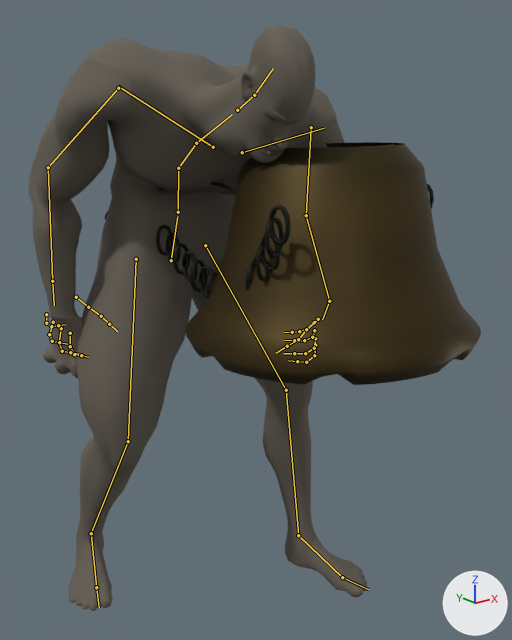
An edit to the glTF model outputs/AshenOathTheRoadBetweenCrowns/assets_external/design_pack_v1/creatures/M05_Bell_Eater.glb, drawn before and after from the same camera.
Both versions are drawn from a 50 mm lens placed at (-1.97, -2.87, 2.63), pointed at (0.09, -0.29, 1.59). Lighting does not change. The marker at lower right points along +X, +Y and +Z. The older version comes first. Both versions are drawn at frame 29 of the action 'Feed'; the numbers are the values there. The bones that change, and the others that lie on the model, are drawn over the model as lines.

In view in the first picture: 'M05_Connected_Anatomy_SkinnedAssembly'.
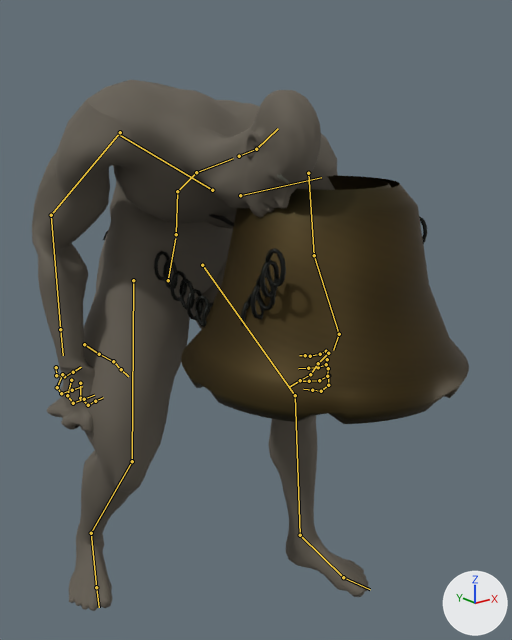
Where the change shows, as pixel boxes [x1, y1, x2, y2] in the pictures (512 x 640 px):
'M05_Connected_Anatomy_SkinnedAssembly', posed (9% shorter)
    before: [29, 25, 481, 611]
    after: [32, 80, 469, 611]
bone 'pelvis', root to tip
    before: (171, 260) to (177, 216)
    after: (168, 280) to (175, 238)
bone 'spine_02', root to tip
    before: (178, 168) to (196, 143)
    after: (177, 191) to (196, 172)
bone 'spine_03', root to tip
    before: (196, 143) to (232, 114)
    after: (196, 172) to (233, 158)
bone 'clavicle_l', root to tip
    before: (242, 152) to (324, 128)
    after: (240, 195) to (321, 177)
bone 'upperarm_l', root to tip
    before: (311, 127) to (306, 215)
    after: (308, 173) to (314, 255)
bone 'lowerarm_l', root to tip
    before: (306, 215) to (329, 301)
    after: (314, 255) to (339, 334)
bone 'hand_l', root to tip
    before: (329, 301) to (322, 319)
    after: (339, 334) to (333, 350)
bone 'index_02_l', root to tip
    before: (314, 355) to (306, 362)
    after: (328, 385) to (321, 391)
bone 'index_03_l', root to tip
    before: (306, 362) to (297, 361)
    after: (321, 391) to (312, 390)
bone 'middle_02_l', root to tip
    before: (314, 348) to (305, 353)
    after: (327, 376) to (319, 380)
bone 'middle_03_l', root to tip
    before: (305, 353) to (294, 353)
    after: (319, 380) to (309, 381)
bone 'pinky_01_l', root to tip
    before: (314, 322) to (308, 328)
    after: (326, 351) to (320, 354)
bone 'pinky_02_l', root to tip
    before: (308, 328) to (299, 331)
    after: (320, 354) to (310, 356)
bone 'pinky_03_l', root to tip
    before: (299, 331) to (292, 332)
    after: (310, 356) to (305, 355)
bone 'clavicle_r', root to tip
    before: (213, 147) to (118, 86)
    after: (212, 190) to (119, 134)
bone 'upperarm_r', root to tip
    before: (118, 88) to (48, 167)
    after: (120, 132) to (51, 215)
bone 'lowerarm_r', root to tip
    before: (48, 167) to (52, 281)
    after: (51, 215) to (60, 329)
bone 'index_01_r', root to tip
    before: (70, 333) to (70, 346)
    after: (80, 383) to (80, 398)
bone 'index_02_r', root to tip
    before: (70, 346) to (74, 354)
    after: (80, 398) to (88, 405)
bone 'index_03_r', root to tip
    before: (74, 354) to (81, 355)
    after: (88, 405) to (95, 401)
bone 'middle_01_r', root to tip
    before: (61, 328) to (59, 342)
    after: (71, 380) to (67, 395)
bone 'middle_02_r', root to tip
    before: (59, 342) to (62, 351)
    after: (67, 395) to (73, 403)
bone 'middle_03_r', root to tip
    before: (62, 351) to (70, 352)
    after: (73, 403) to (84, 399)
bone 'pinky_01_r', root to tip
    before: (46, 314) to (46, 323)
    after: (56, 367) to (56, 375)
bone 'pinky_02_r', root to tip
    before: (46, 323) to (51, 326)
    after: (56, 375) to (64, 376)
bone 'pinky_03_r', root to tip
    before: (51, 326) to (58, 325)
    after: (64, 376) to (73, 372)
bone 'ring_01_r', root to tip
    before: (53, 322) to (49, 334)
    after: (62, 374) to (57, 387)
bone 'ring_02_r', root to tip
    before: (49, 334) to (52, 341)
    after: (57, 387) to (61, 393)
bone 'ring_03_r', root to tip
    before: (52, 341) to (59, 342)
    after: (61, 393) to (72, 390)
bone 'thumb_01_r', root to tip
    before: (76, 297) to (88, 307)
    after: (84, 344) to (99, 354)
bone 'thumb_02_r', root to tip
    before: (88, 307) to (101, 316)
    after: (99, 354) to (113, 361)
bone 'thumb_03_r', root to tip
    before: (101, 316) to (109, 324)
    after: (113, 361) to (121, 369)
bone 'Head', root to tip
    before: (254, 95) to (273, 68)
    after: (256, 149) to (278, 128)
bone 'thigh_l', root to tip
    before: (205, 245) to (286, 390)
    after: (202, 265) to (295, 395)
bone 'calf_l', root to tip
    before: (286, 390) to (298, 535)
    after: (295, 395) to (300, 535)
bone 'foot_l', root to tip
    before: (298, 535) to (342, 577)
    after: (300, 535) to (343, 577)
bone 'thigh_r', root to tip
    before: (136, 259) to (128, 441)
    after: (133, 280) to (132, 461)
bone 'calf_r', root to tip
    before: (128, 441) to (91, 533)
    after: (132, 461) to (91, 533)

The edits, one by one:
Bone 'pelvis' (bone_pelvis) moves from (-0.001, -0.143, -0.068) to (-0.001, -0.201, -0.069).
Bone 'pelvis' (bone_pelvis) turns from (-2, 8, -3) to (0, 8, -3) degrees about its own x, y and z.
Bone 'spine_02' (bone_spine_02) turns from (62, -20, 1) to (64, -20, 1) degrees about its own x, y and z.
Bone 'spine_03' (bone_spine_03) turns from (23, -12, -6) to (26, -12, -7) degrees about its own x, y and z.
Bone 'clavicle_l' (bone_clavicle_l) turns from (-6, -2, -2) to (-7, -2, -6) degrees about its own x, y and z.
Bone 'upperarm_l' (bone_upperarm_l) turns from (44, 17, -38) to (43, 11, -25) degrees about its own x, y and z.
Bone 'lowerarm_l' (bone_lowerarm_l) turns from (19, -70, 7) to (6, -78, 14) degrees about its own x, y and z.
Bone 'hand_l' (bone_hand_l) turns from (-26, 26, -33) to (-26, 27, -30) degrees about its own x, y and z.
Bone 'index_02_l' (bone_index_02_l) turns from (43, 3, 0) to (47, 3, 0) degrees about its own x, y and z.
Bone 'index_03_l' (bone_index_03_l) turns from (50, 1, 0) to (55, 1, 0) degrees about its own x, y and z.
Bone 'middle_02_l' (bone_middle_02_l) turns from (43, -2, 0) to (47, -2, 0) degrees about its own x, y and z.
Bone 'middle_03_l' (bone_middle_03_l) turns from (50, -1, 0) to (55, -1, -1) degrees about its own x, y and z.
Bone 'pinky_01_l' (bone_pinky_01_l) turns from (10, 0, -17) to (16, 2, -26) degrees about its own x, y and z.
Bone 'pinky_02_l' (bone_pinky_02_l) turns from (29, -7, 0) to (46, -12, 0) degrees about its own x, y and z.
Bone 'pinky_03_l' (bone_pinky_03_l) turns from (34, -1, 0) to (55, -2, -1) degrees about its own x, y and z.
Bone 'clavicle_r' (bone_clavicle_r) turns from (-6, 3, 3) to (-8, 2, 7) degrees about its own x, y and z.
Bone 'upperarm_r' (bone_upperarm_r) turns from (35, -17, 47) to (46, -16, 36) degrees about its own x, y and z.
Bone 'lowerarm_r' (bone_lowerarm_r) turns from (47, 6, 0) to (52, 21, -1) degrees about its own x, y and z.
Bone 'index_01_r' (bone_index_01_r) turns from (-9, -1, -6) to (-14, -1, -10) degrees about its own x, y and z.
Bone 'index_02_r' (bone_index_02_r) turns from (30, -2, 0) to (47, -3, 0) degrees about its own x, y and z.
Bone 'index_03_r' (bone_index_03_r) turns from (35, -1, 0) to (55, -1, 0) degrees about its own x, y and z.
Bone 'middle_01_r' (bone_middle_01_r) turns from (-10, 0, 6) to (-16, 1, 9) degrees about its own x, y and z.
Bone 'middle_02_r' (bone_middle_02_r) turns from (30, 1, 0) to (47, 2, 0) degrees about its own x, y and z.
Bone 'middle_03_r' (bone_middle_03_r) turns from (35, 1, 0) to (55, 1, 1) degrees about its own x, y and z.
Bone 'pinky_01_r' (bone_pinky_01_r) turns from (10, -1, 17) to (16, -2, 26) degrees about its own x, y and z.
Bone 'pinky_02_r' (bone_pinky_02_r) turns from (30, 7, 0) to (46, 12, 0) degrees about its own x, y and z.
Bone 'pinky_03_r' (bone_pinky_03_r) turns from (35, 1, 0) to (55, 2, 1) degrees about its own x, y and z.
Bone 'ring_01_r' (bone_ring_01_r) turns from (-9, 1, 15) to (-14, 3, 24) degrees about its own x, y and z.
Bone 'ring_02_r' (bone_ring_02_r) turns from (30, 3, 0) to (47, 3, 1) degrees about its own x, y and z.
Bone 'ring_03_r' (bone_ring_03_r) turns from (35, 1, 0) to (55, 2, 1) degrees about its own x, y and z.
Bone 'thumb_01_r' (bone_thumb_01_r) turns from (-1, 0, -6) to (-2, -1, -10) degrees about its own x, y and z.
Bone 'thumb_02_r' (bone_thumb_02_r) turns from (-12, 0, 3) to (-19, 0, 4) degrees about its own x, y and z.
Bone 'thumb_03_r' (bone_thumb_03_r) turns from (26, 2, -5) to (41, 5, -8) degrees about its own x, y and z.
Bone 'Head' (bone_head) turns from (2, 7, 0) to (-1, 7, -4) degrees about its own x, y and z.
Bone 'thigh_l' (bone_thigh_l) turns from (-38, 0, 0) to (-50, 1, 2) degrees about its own x, y and z.
Bone 'calf_l' (bone_calf_l) turns from (35, 13, -1) to (50, 14, -1) degrees about its own x, y and z.
Bone 'foot_l' (bone_foot_l) turns from (7, -13, -11) to (3, -14, -9) degrees about its own x, y and z.
Bone 'thigh_r' (bone_thigh_r) turns from (-11, 2, 17) to (-21, 4, 20) degrees about its own x, y and z.
Bone 'calf_r' (bone_calf_r) turns from (45, 23, -3) to (60, 22, -2) degrees about its own x, y and z.
Bone 'foot_r' (bone_foot_r) turns from (-26, 11, -5) to (-32, 11, -6) degrees about its own x, y and z.
